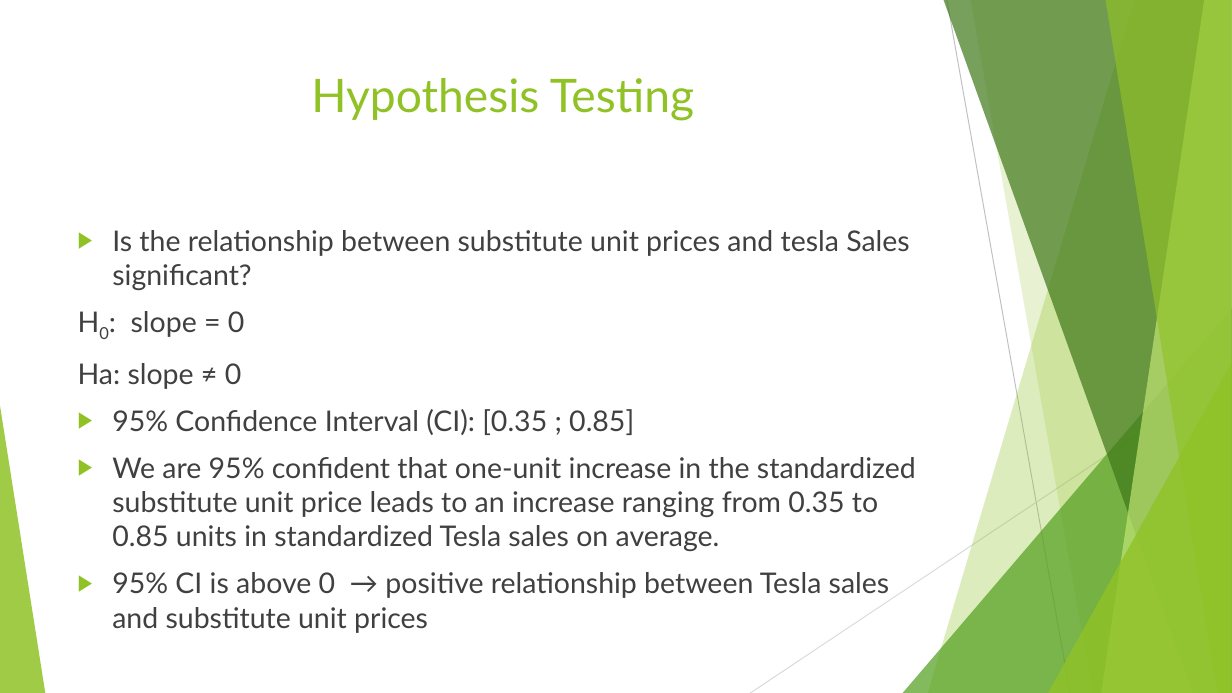
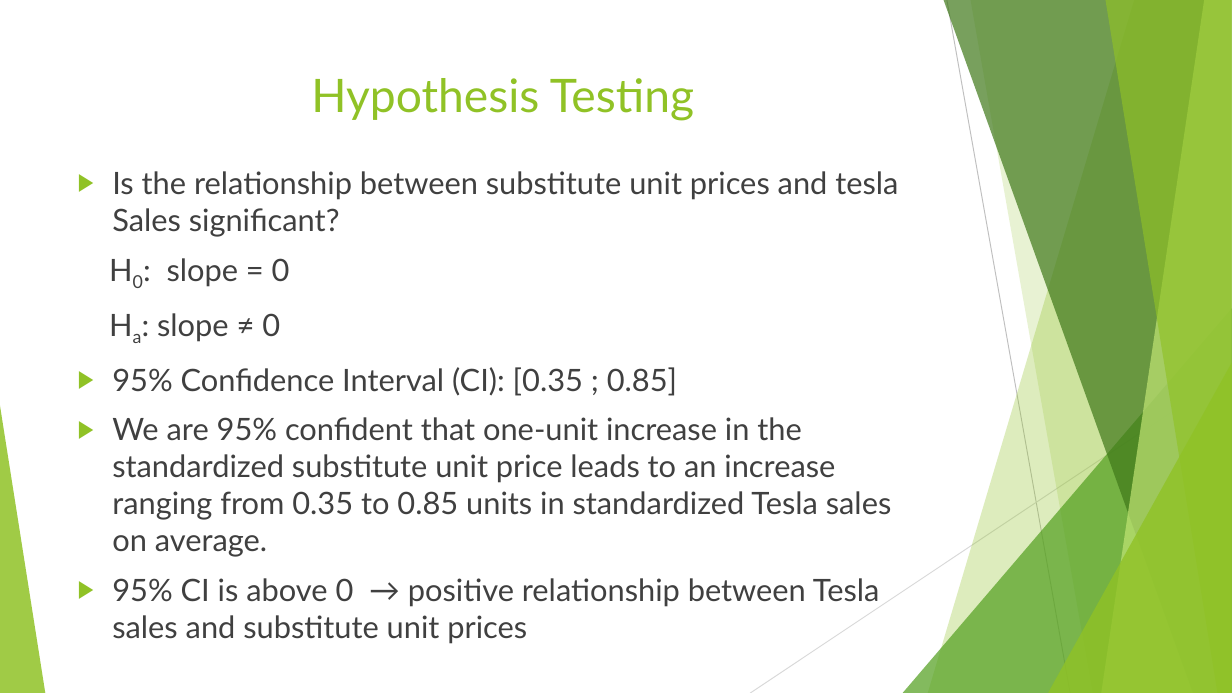
Before and after one commit to sonamgupta1105/Tesla_Analytics, a slide deck: slide 11 of finalPptTesla.pptx. Drawn at 1232x693 pixels with LibreOffice and Linux fonts; fonts in the diff are those of the drawing. Boxes give left, top, right and bottom in pixels: in the first picture for what was removed or moved away, otherwise in the second. Text is boxed around its words. In the diff, an @@ line names an element or a change of style, - is before the commit and + after.

```diff
--- a/finalPptTesla.pptx
+++ b/finalPptTesla.pptx
@@ text "Is the relationship between substitute ...": place and size @@
-text "Is the relationship between substitute ..." at box(78, 230, 916, 598)
+text "Is the relationship between substitute ..." at box(112, 171, 898, 607)
@@ text "Is the relationship between substitute ..." at box(112, 171, 898, 607): size 22.2 to 24 pt; now subscript in "Ha:" @@
```
Also in this commit, not shown: 8 other slides changed.
